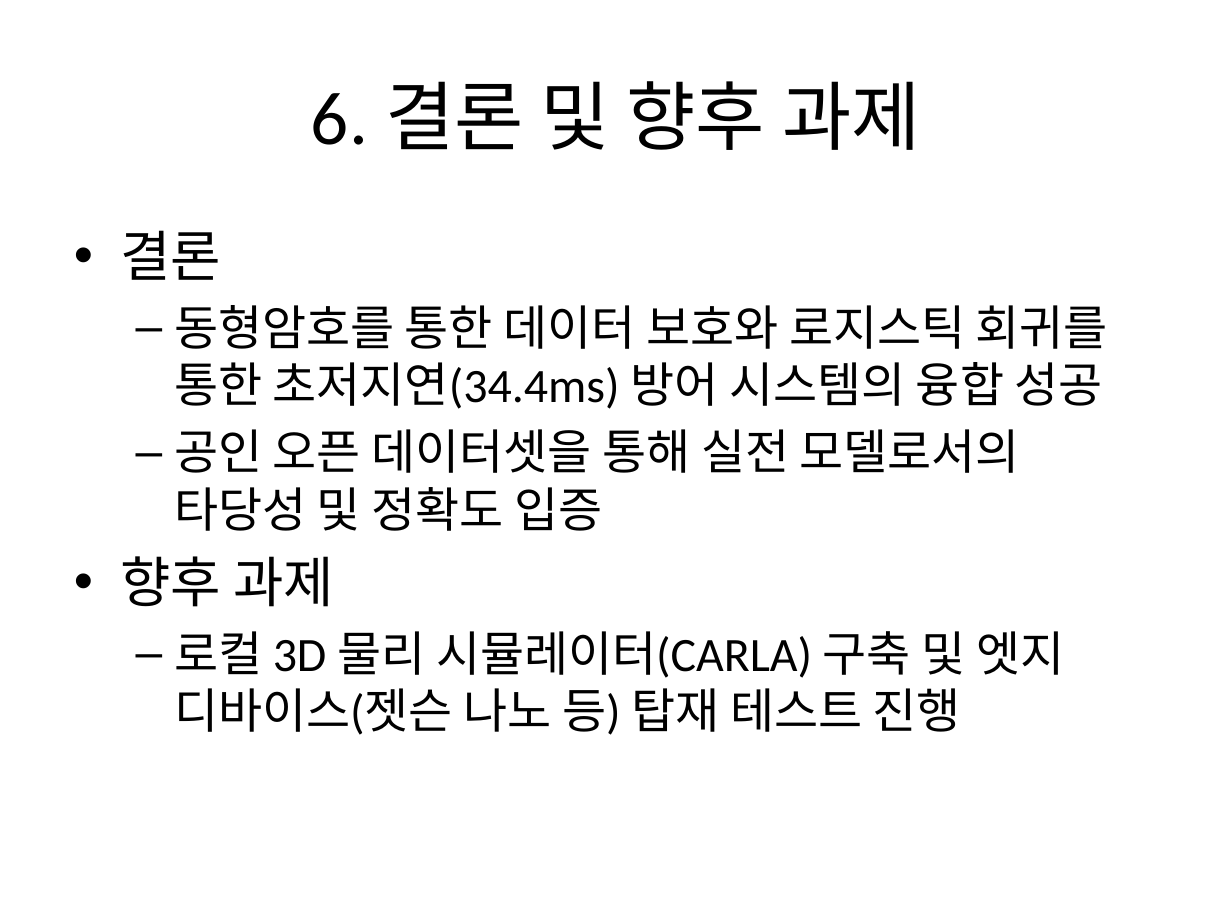
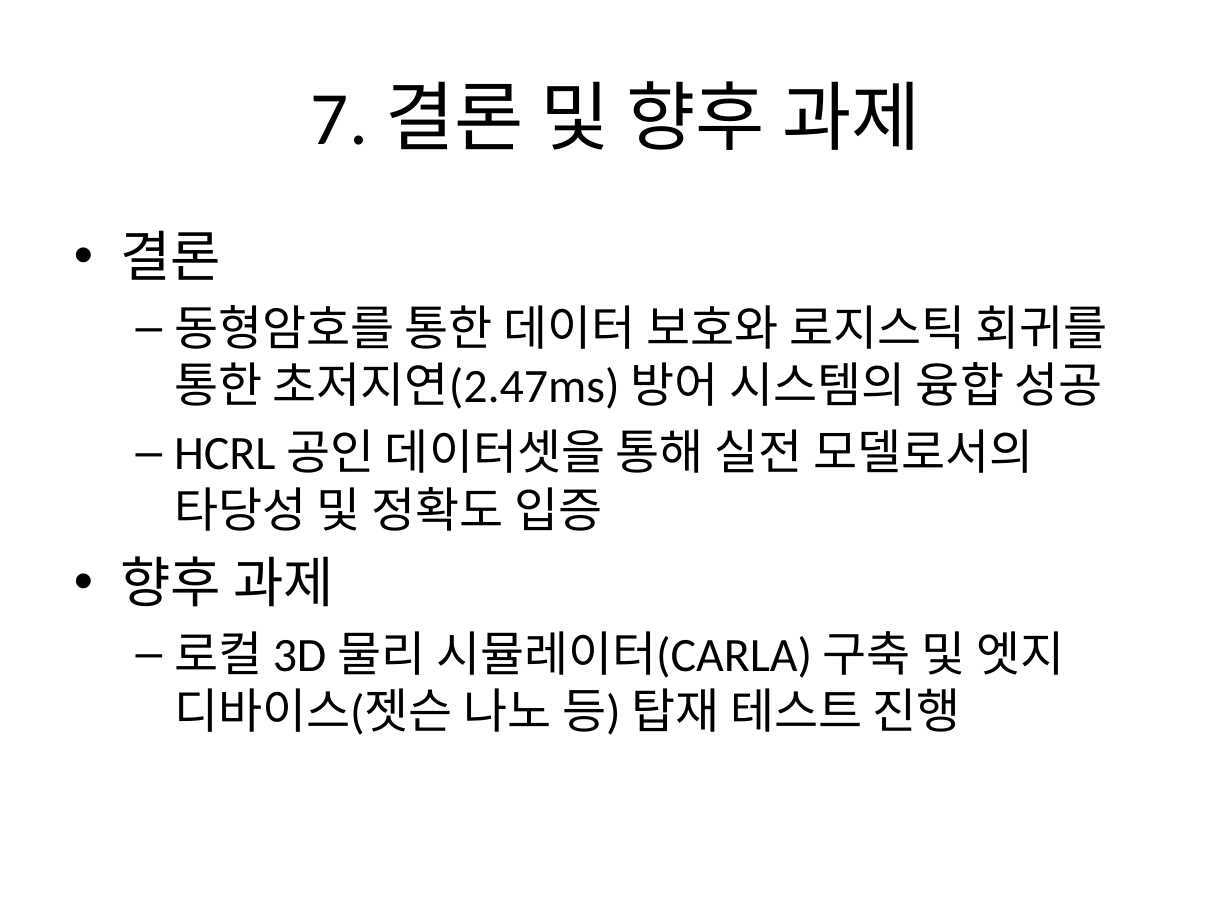
Before and after one commit to dongkunkim64/Final-Term-Project, a slide deck: slide 9 of UGV_FHE_Presentation_Final.pptx (slide 8 before the commit). Drawn at 1232x924 pixels with LibreOffice and Linux fonts; fonts in the diff are those of the drawing. Boxes give left, top, right and bottom in pixels: in the first picture for what was removed or moved away, otherwise in the second. Text is boxed around its words. In the diff, an @@ line names an element or a change of style, - is before the commit and + after.

Commit message:
Add HCRL dataset introduction slide

```diff
--- a/UGV_FHE_Presentation_Final.pptx
+++ b/UGV_FHE_Presentation_Final.pptx
@@ title at (x1=311, y1=81, x2=921, y2=150): text changed @@
-6. 결론 및 향후 과제
+7. 결론 및 향후 과제
@@ text at (x1=174, y1=305, x2=1108, y2=531): text changed @@
-  – 동형암호를 통한 데이터 보호와 로지스틱 회귀를 통한 초저지연(34.4ms) 방어 시스템의 융합 성공
-  – 공인 오픈 데이터셋을 통해 실전 모델로서의 타당성 및 정확도 입증
+  – 동형암호를 통한 데이터 보호와 로지스틱 회귀를 통한 초저지연(2.47ms) 방어 시스템의 융합 성공
+  – HCRL 공인 데이터셋을 통해 실전 모델로서의 타당성 및 정확도 입증
```
Also in this commit, not shown: 2 other slides changed, 1 slide added, 2 other files.
